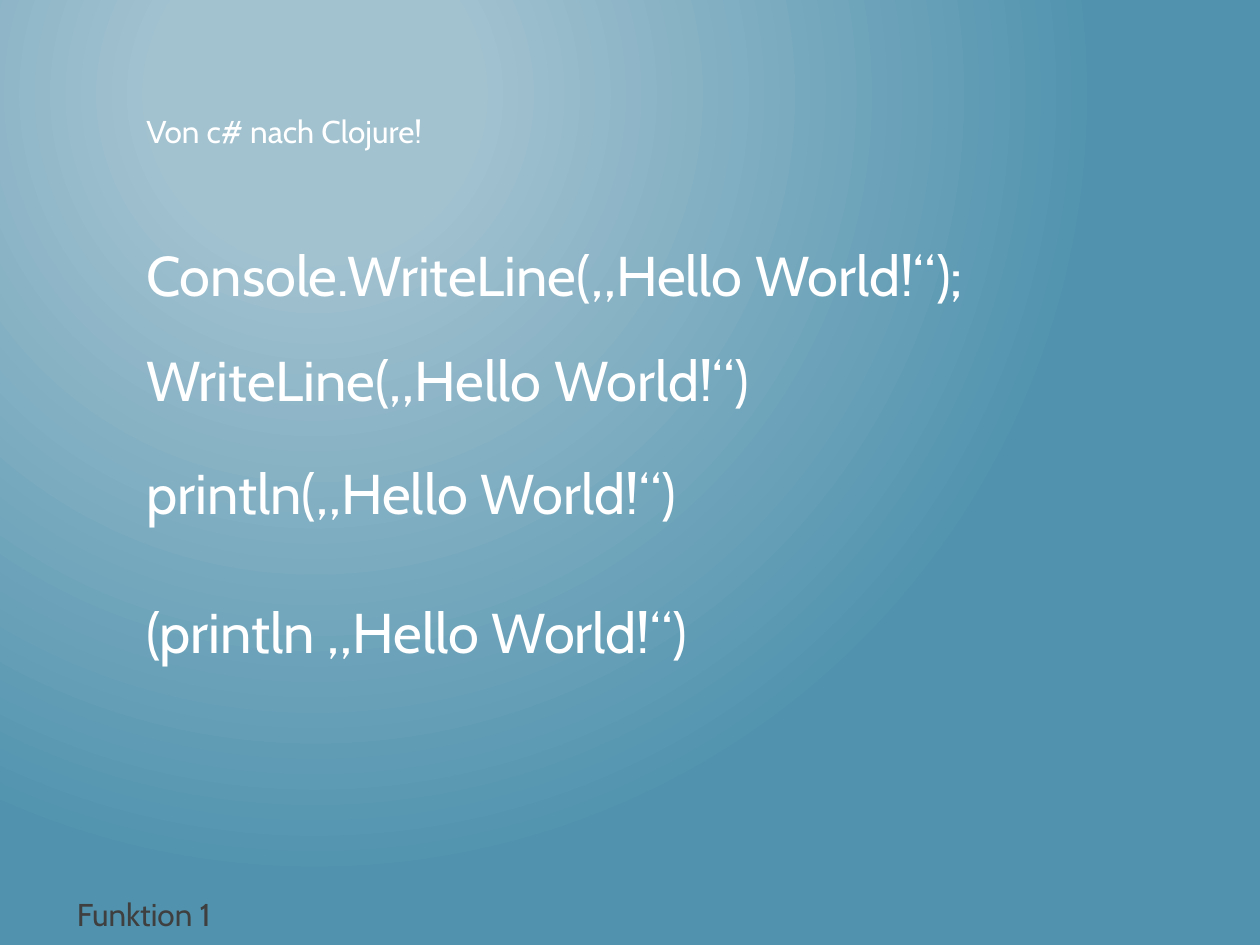
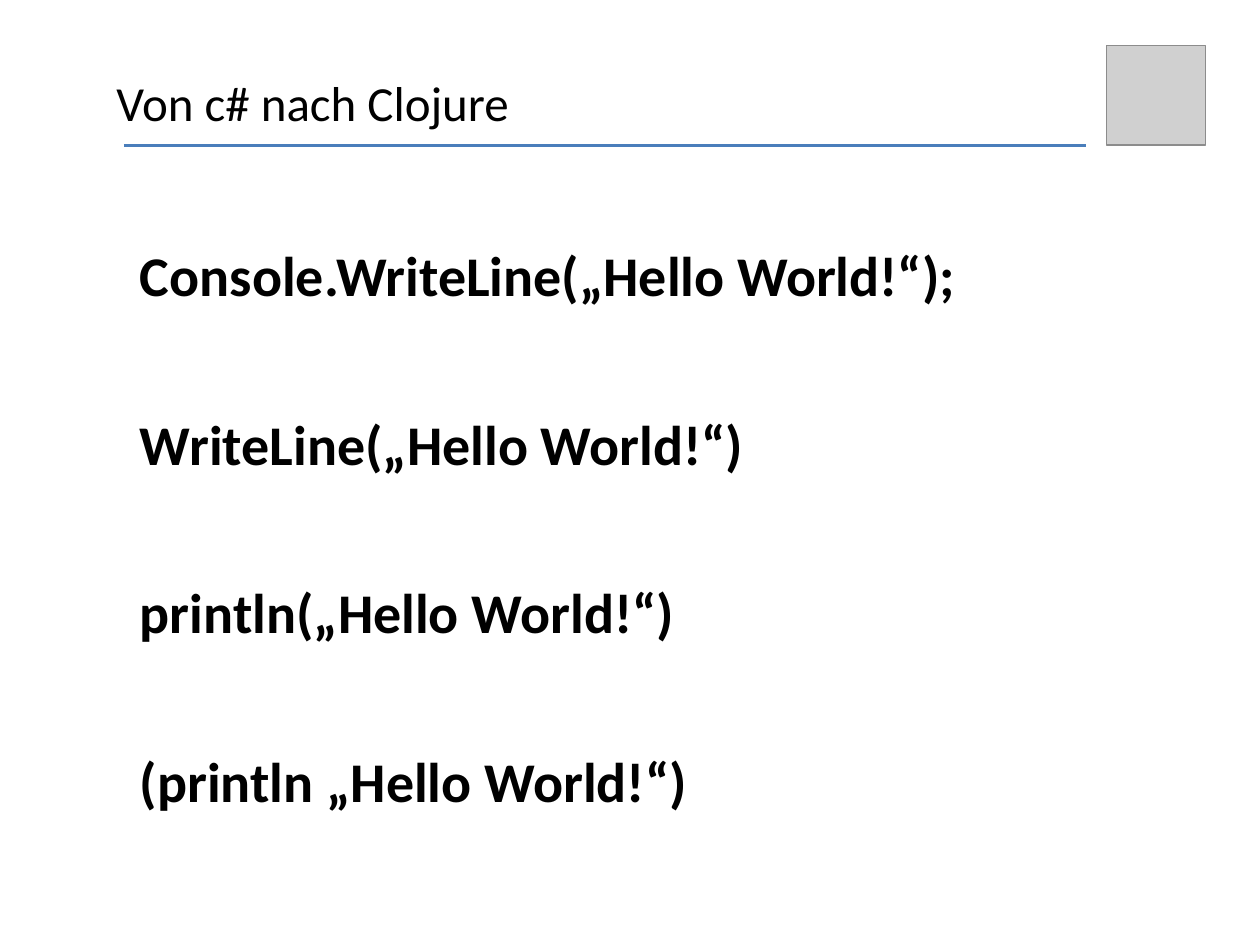
Before and after one commit to thomasschulte/ClojureUsergroupDemo, a slide deck: slide 4 of Clojure Vortrag .NET User Group.pptx. Drawn at 1260x945 pixels with LibreOffice and Linux fonts; fonts in the diff are those of the drawing; grey boxes stand for pictures. Boxes give left, top, right and bottom in pixels: in the first picture for what was removed or moved away, otherwise in the second. Text is boxed around its words. In the diff, an @@ line names an element or a change of style, - is before the commit and + after.

```diff
--- a/Clojure Vortrag .NET User Group.pptx
+++ b/Clojure Vortrag .NET User Group.pptx
@@ background gradient #A3C3D1 to #5194AF to #FFFFFF @@
@@ picture added at <box>1106,45,1206,145</box> @@
@@ text at <box>116,87,508,130</box>: text changed; size 18 to 28 pt; font Cabin to Calibri; text colour #FFFFFF to #000000 @@
-Von c# nach Clojure!
+Von c# nach Clojure
@@ line added from (123, 145) to (1086, 145), #4B7EBC 1.75 pt @@
@@ text "Console.WriteLine(„Hello World!“);" at <box>140,254,955,305</box>: font Cabin to Calibri, text colour #FFFFFF to #000000, bold on @@
@@ text "WriteLine(„Hello World!“)" at <box>140,423,743,474</box>: font Cabin to Calibri, text colour #FFFFFF to #000000, bold on @@
@@ text "WriteLine(„Hello World!“)": place and size @@
-text "WriteLine(„Hello World!“)" at <box>146,359,749,409</box>
+text "WriteLine(„Hello World!“)" at <box>140,423,743,474</box>
@@ text at <box>140,591,674,642</box>: text changed; font Cabin to Calibri; text colour #FFFFFF to #000000; bold on @@
-(println „Hello World!“)
+println(„Hello World!“)
@@ text at <box>140,760,686,811</box>: text changed; font Cabin to Calibri; text colour #FFFFFF to #000000; bold on @@
-println(„Hello World!“)
+(println „Hello World!“)
@@ text removed at <box>77,902,211,926</box> @@
-Funktion 1
```
Also in this commit, not shown: 33 other slides changed, 5 slides added, 10 slides removed.
